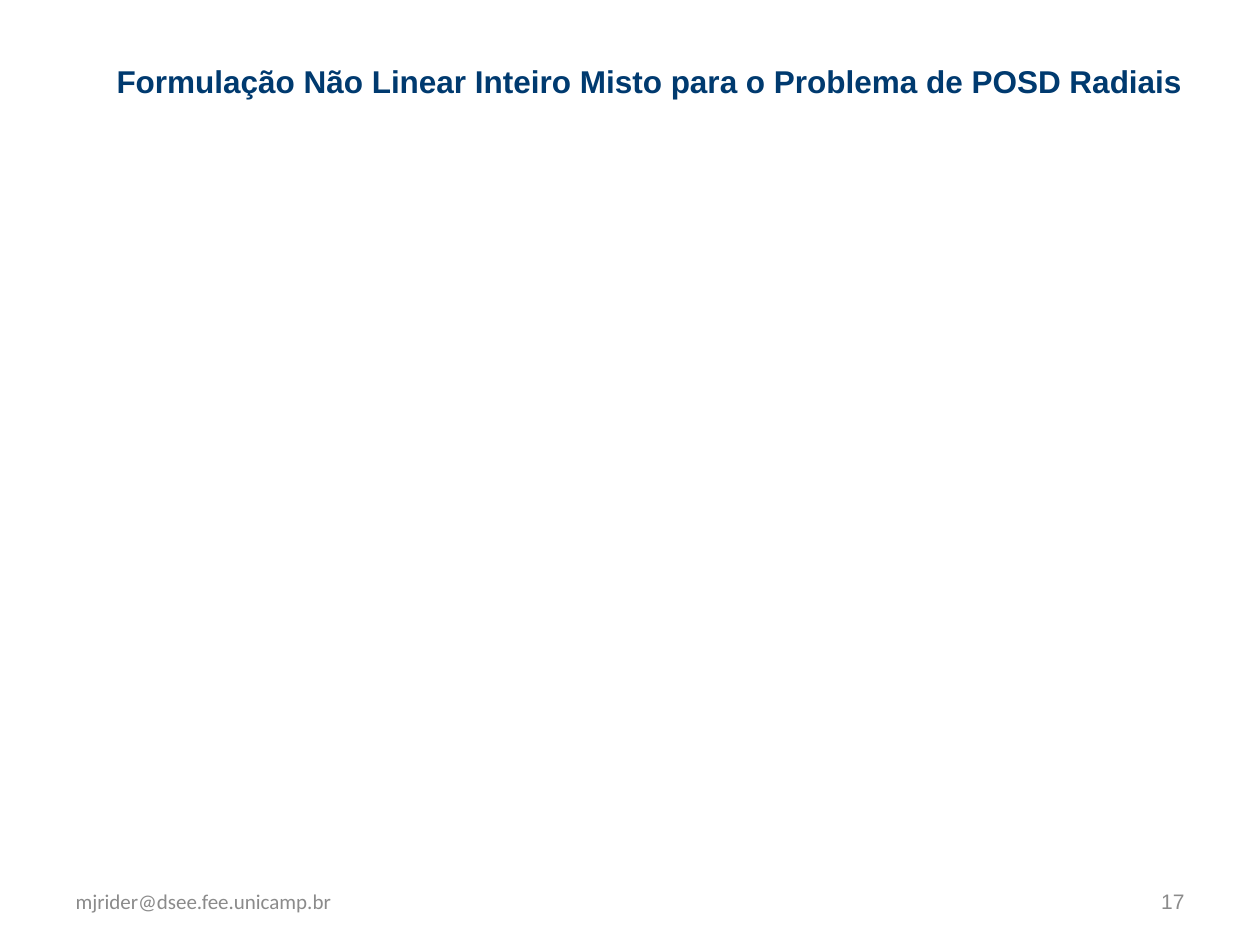
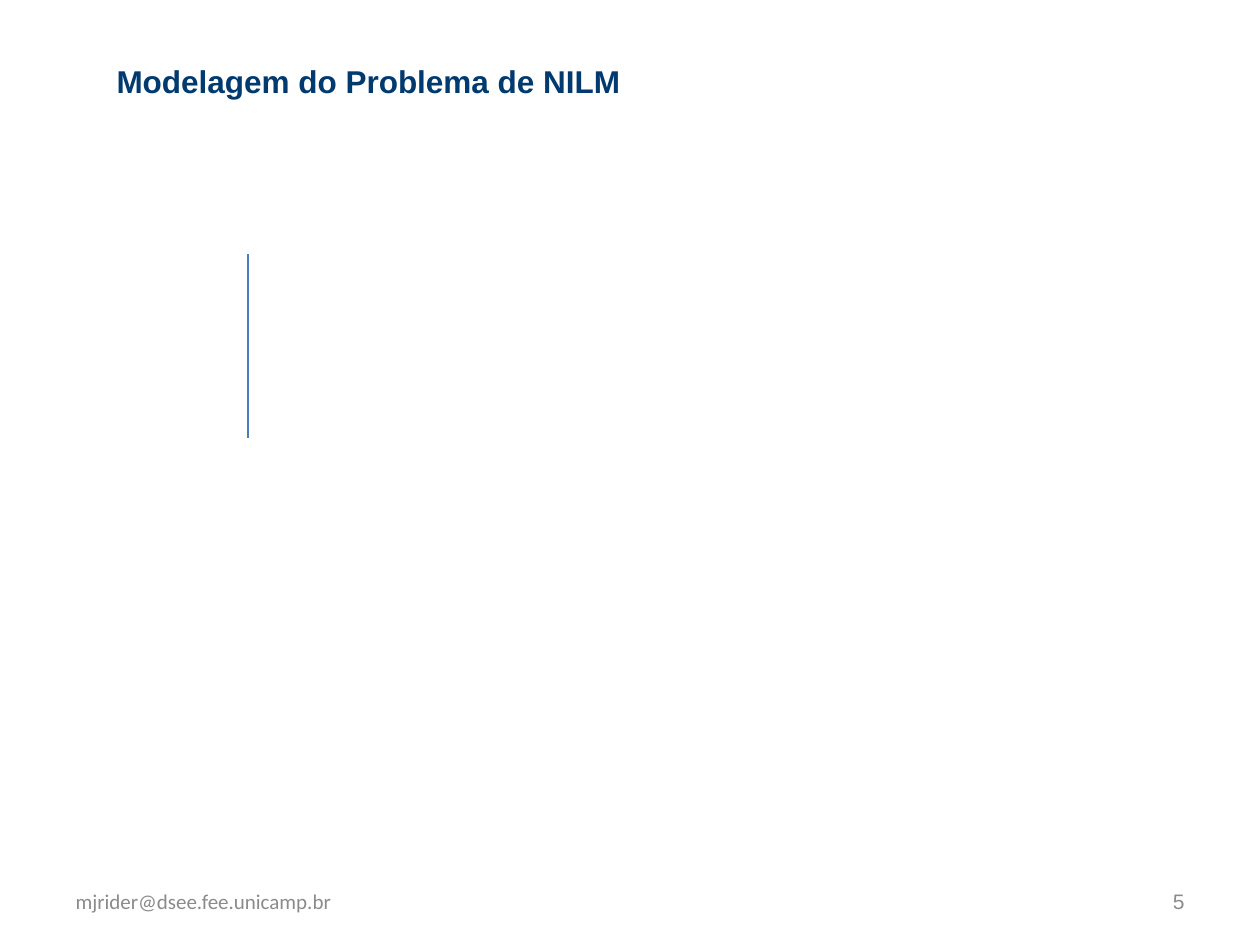
Before and after one commit to WittmannF/nilm-lp, a slide deck: slide 5 of example/z_presentation.pptx (slide 17 before the commit). Drawn at 1260x945 pixels with LibreOffice and Linux fonts; fonts in the diff are those of the drawing; grey boxes stand for pictures. Boxes give left, top, right and bottom in pixels: in the first picture for what was removed or moved away, otherwise in the second. Text is boxed around its words. In the diff, an @@ line names an element or a change of style, - is before the commit and + after.

```diff
--- a/example/z_presentation.pptx
+++ b/example/z_presentation.pptx
@@ text at (117,70,620,99): text changed @@
-Formulação Não Linear Inteiro Misto para o Problema de POSD Radiais
+Modelagem do Problema de NILM
@@ line added from (248, 255) to (248, 437), #4B7EBC 0.75 pt @@
@@ page number at (1173,894,1185,909): text changed @@
-17
+5
```
Also in this commit, not shown: 12 other slides changed, 1 slide added, 12 slides removed.
